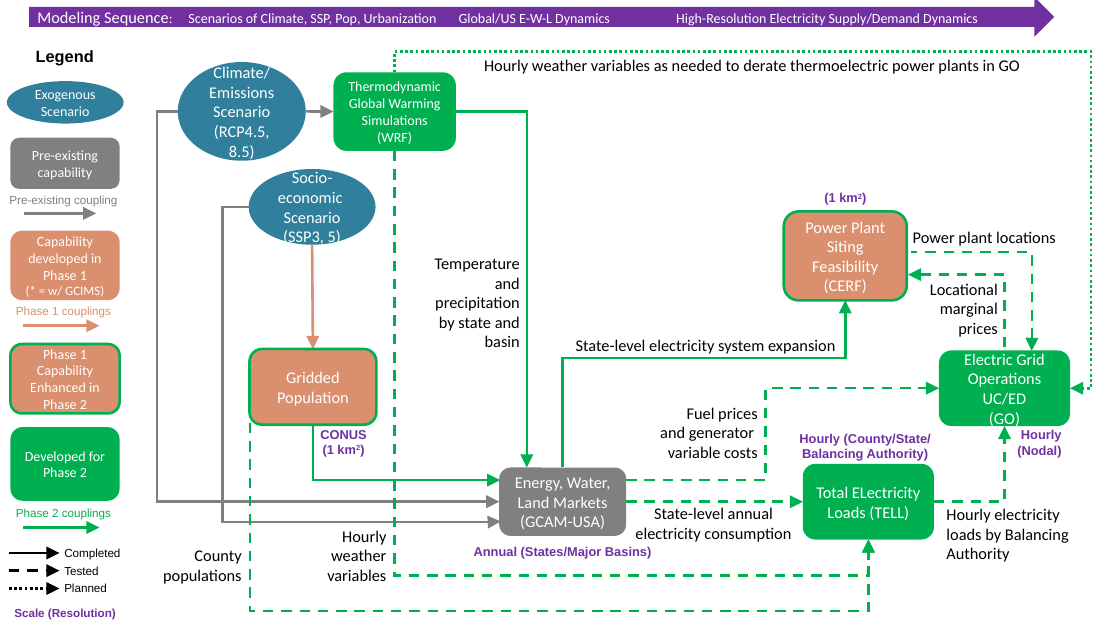
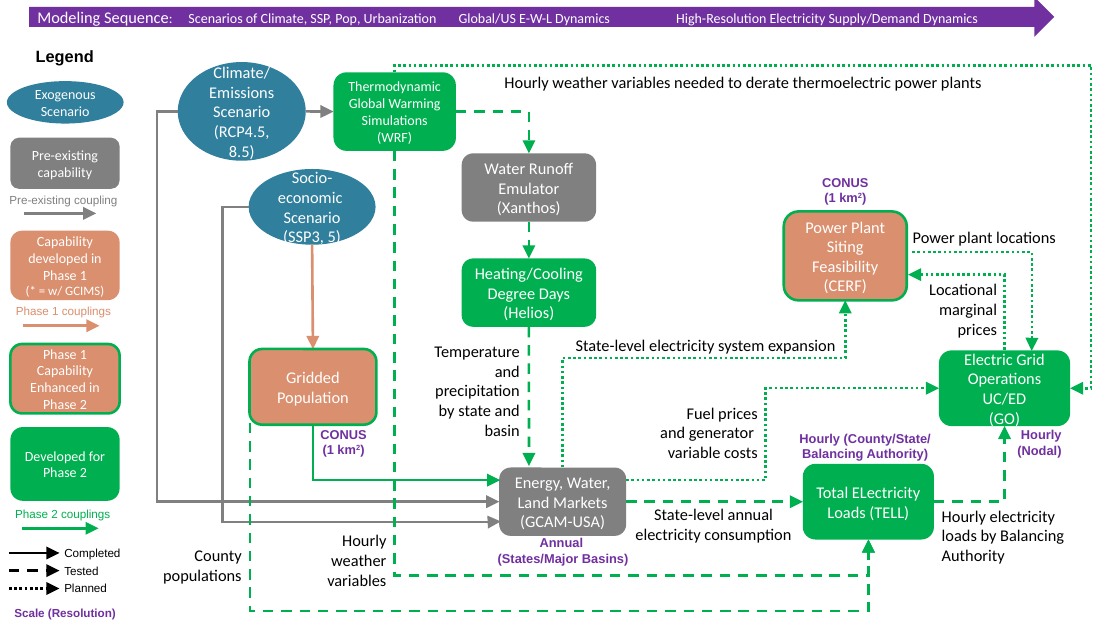
Before and after one commit to IMMM-SFA/im3components, a slide deck: slide 1 of experiment_diagrams/Experiment_B-N6_Interconnect/experiment-B-N6_interconnect.pptx. Drawn at 1120x630 pixels with LibreOffice and Linux fonts; fonts in the diff are those of the drawing. Boxes give left, top, right and bottom in pixels: in the first picture for what was removed or moved away, otherwise in the second. Text is boxed around its words. In the diff, an @@ line names an element or a change of style, - is before the commit and + after.

```diff
--- a/experiment_diagrams/Experiment_B-N6_Interconnect/experiment-B-N6_interconnect.pptx
+++ b/experiment_diagrams/Experiment_B-N6_Interconnect/experiment-B-N6_interconnect.pptx
@@ elbow arrow (395, 72) - (1070, 388): route changed @@
@@ text at (x1=504, y1=76, x2=981, y2=91): text changed @@
-Hourly weather variables as needed to derate thermoelectric power plants in GO
+Hourly weather variables needed to derate thermoelectric power plants
@@ elbow arrow moved from (456, 112) - (527, 468) to (456, 112) - (529, 154) @@
@@ elbow arrow (456, 112) - (529, 154): stroke #00B050 2.25 pt to #00B050 2.25 pt dashed @@
@@ rounded rectangle added at (x1=462, y1=154, x2=597, y2=222), fill #808080, 14 pt, text #FFFFFF @@
+Water Runoff Emulator
+(Xanthos)
@@ text at (x1=822, y1=178, x2=868, y2=205): text changed @@
-(1 km2)
+CONUS (1 km2)
@@ arrow added from (529, 222) to (529, 259), #00B050 2.25 pt dashed @@
@@ rounded rectangle added at (x1=462, y1=259, x2=597, y2=327), fill #00B050, 14 pt, text #FFFFFF @@
+Heating/Cooling Degree Days
+(Helios)
@@ arrow added from (529, 327) to (529, 466), #00B050 2.25 pt dashed @@
@@ elbow arrow (563, 468) - (845, 301): stroke #00B050 2.25 pt to #00B050 2.25 pt dashed @@
@@ text "Temperature and precipitation by state ..." moved from (x1=435, y1=258, x2=520, y2=347) to (x1=434, y1=346, x2=520, y2=436) @@
@@ text "Hourly electricity loads by Balancing ..." moved from (x1=946, y1=508, x2=1069, y2=562) to (x1=942, y1=510, x2=1064, y2=564) @@
@@ text "Hourly weather variables" moved from (x1=327, y1=530, x2=386, y2=581) to (x1=327, y1=534, x2=386, y2=586) @@
@@ text at (x1=498, y1=537, x2=628, y2=566): text changed @@
-Annual (States/Major Basins)
+Annual
+(States/Major Basins)
```
Also in this commit, not shown: 1 other file.
